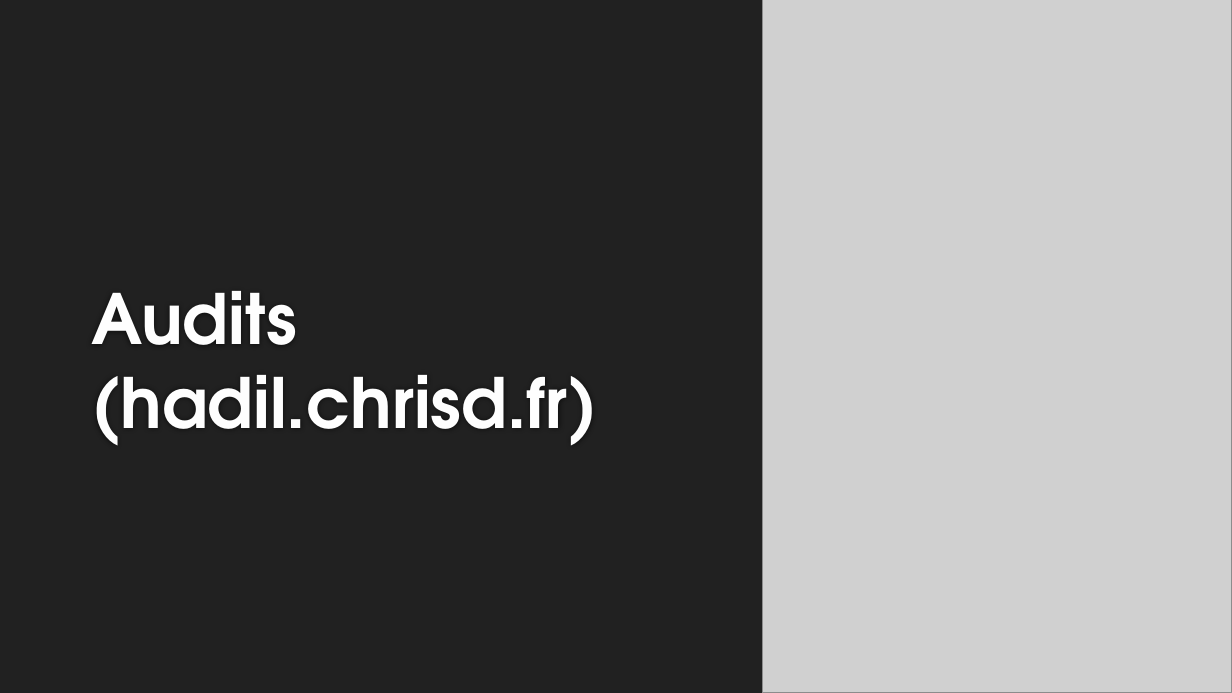
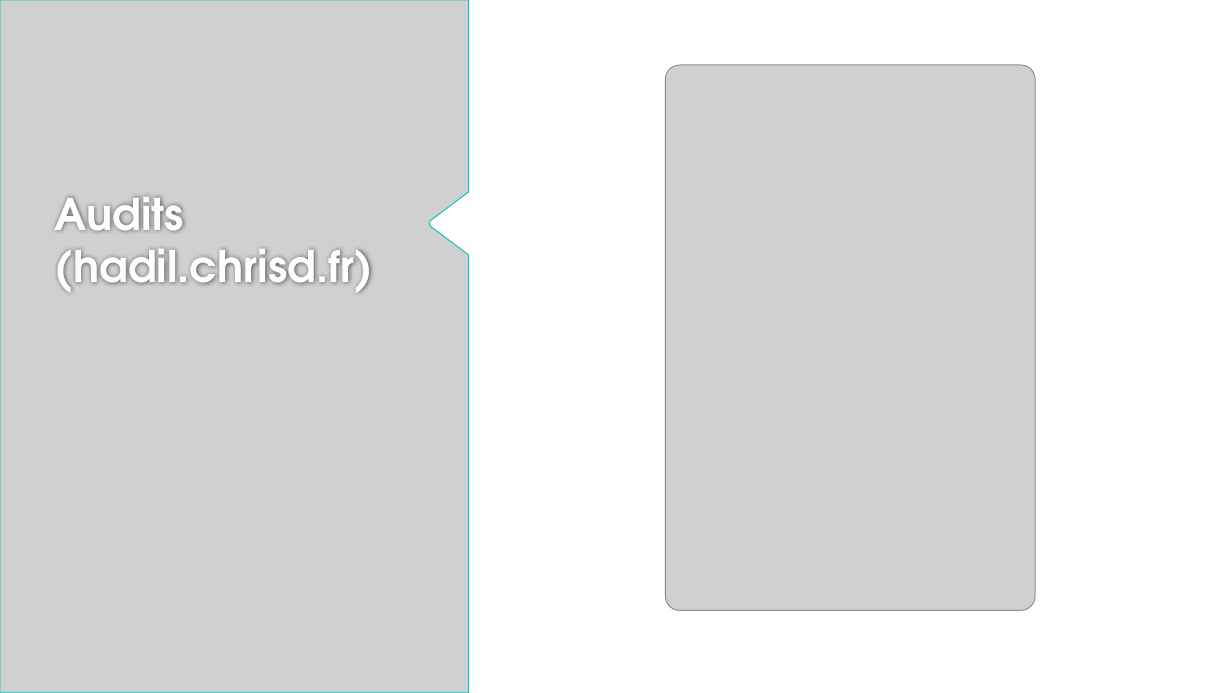
Before and after one commit to DevSell/final, a slide deck: slide 10 of Web/presentation.pptx (slide 9 before the commit). Drawn at 1232x693 pixels with LibreOffice and Linux fonts; fonts in the diff are those of the drawing; grey boxes stand for pictures; background and template pictures are left out. Boxes give left, top, right and bottom in pixels: in the first picture for what was removed or moved away, otherwise in the second. Text is boxed around its words. In the diff, an @@ line names an element or a change of style, - is before the commit and + after.

```diff
--- a/Web/presentation.pptx
+++ b/Web/presentation.pptx
@@ background #212121 to #FFFFFF @@
@@ picture added at [0,0,469,693] @@
@@ picture: place and size @@
-picture at [762,0,1232,693]
+picture at [665,65,1035,610]
@@ title "Audits (hadil.chrisd.fr)": place and size @@
-title "Audits (hadil.chrisd.fr)" at [91,291,597,446]
+title "Audits (hadil.chrisd.fr)" at [55,197,373,292]
@@ title "Audits (hadil.chrisd.fr)" at [55,197,373,292]: size 54 to 34 pt; vertical alignment bottom to top @@
```
Also in this commit, not shown: 9 other slides changed, 1 slide added, 4 other files.
